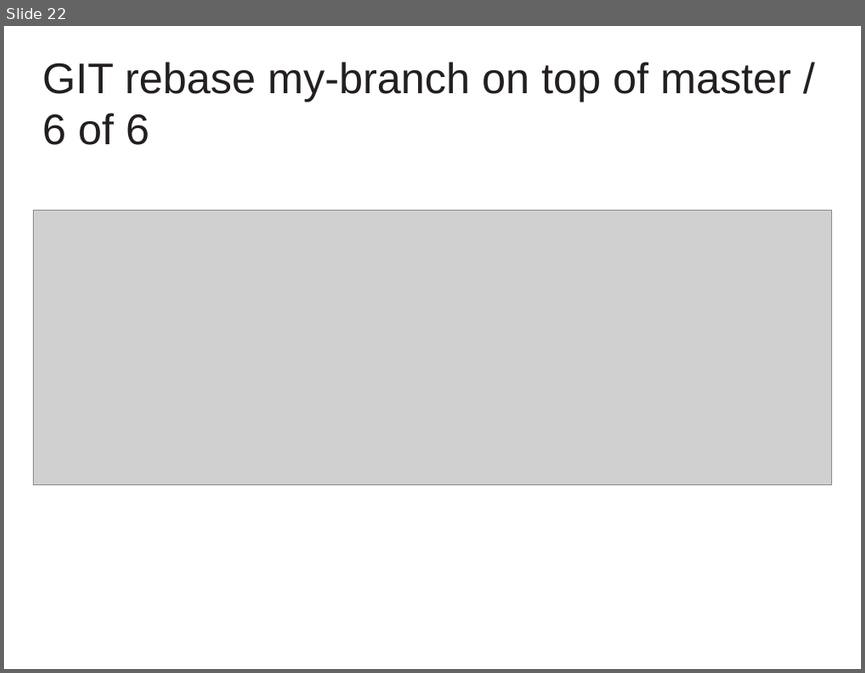
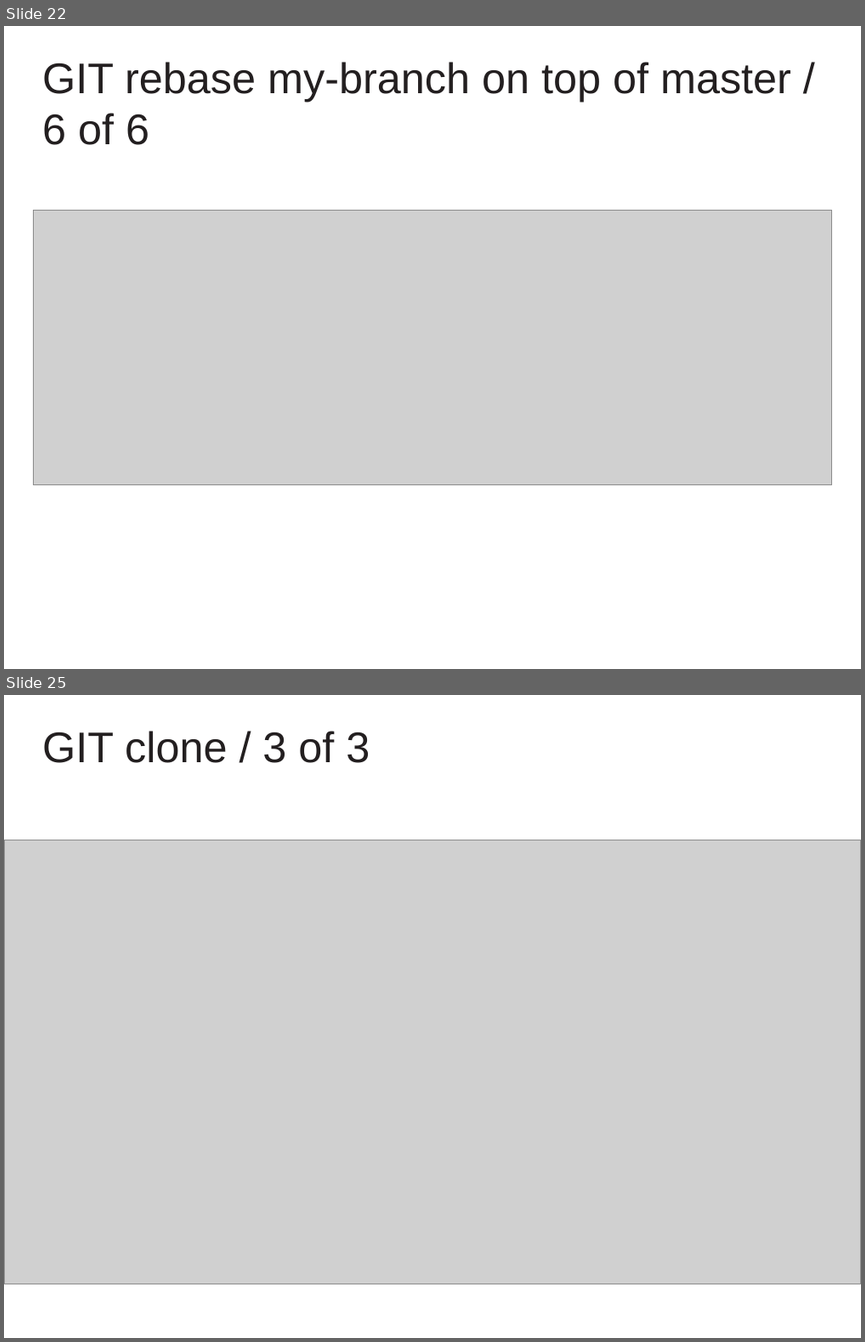
Before and after one commit to cvmocanu/git-presentation, a slide deck: GIT Presentation.pptx. Shown one above the other, each under a label of ours: slide 22 before the commit, slides 22 and 25 after it; the slides between them are not shown. The pictures are 865x673 and 865x1342 pixels, drawn with LibreOffice and Linux fonts; fonts in the diff are those of the drawing; grey boxes stand for pictures; background and template pictures are left out. Boxes give left, top, right and bottom in pixels: in the first picture for what was removed or moved away, otherwise in the second. Text is boxed around its words. In the diff, an @@ line names an element or a change of style, - is before the commit and + after.

Commit message:
add slides explaining clone and push with success

```diff
--- a/GIT Presentation.pptx
+++ b/GIT Presentation.pptx
@@ slide 25 added at bbox=[4, 695, 861, 1338], background #FFFFFF @@
@@ text added at bbox=[42, 731, 370, 763], 36 pt, text #231F20 @@
+GIT clone / 3 of 3
@@ picture added at bbox=[5, 839, 861, 1283] @@
```
Also in this commit, not shown: 1 slide changed, 7 other slides added, 2 slides removed, 17 other files.
